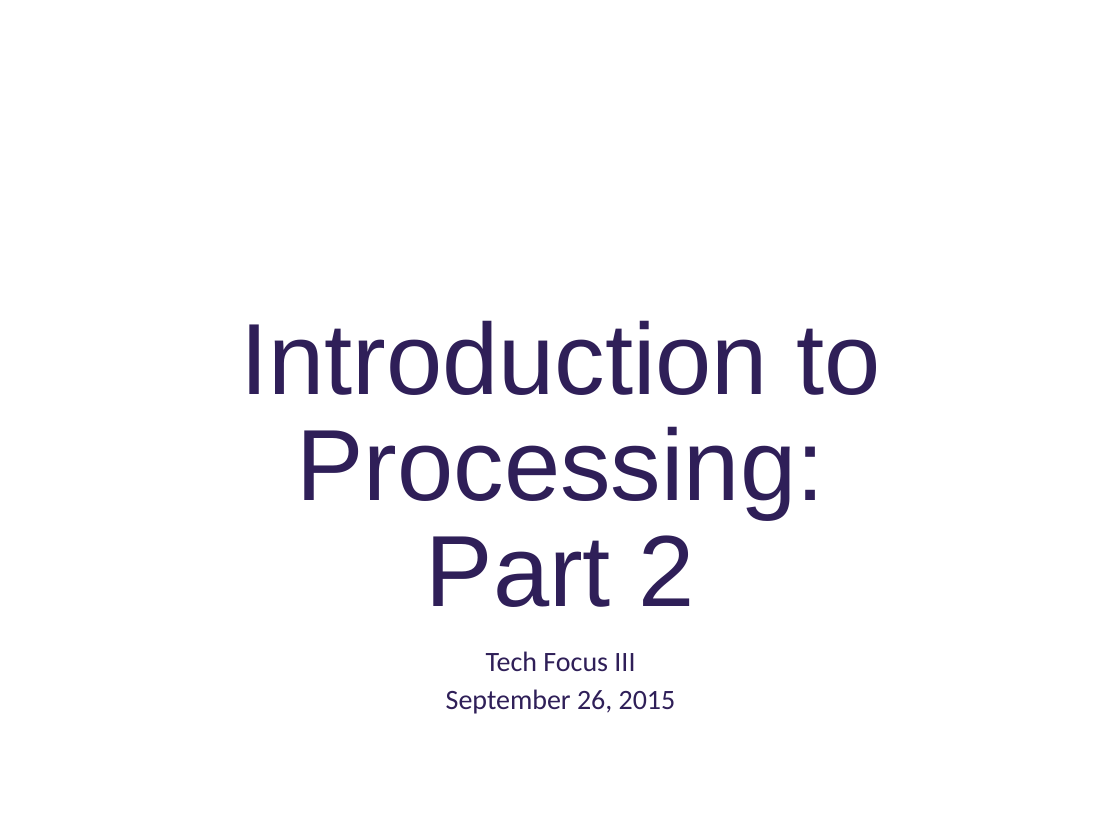
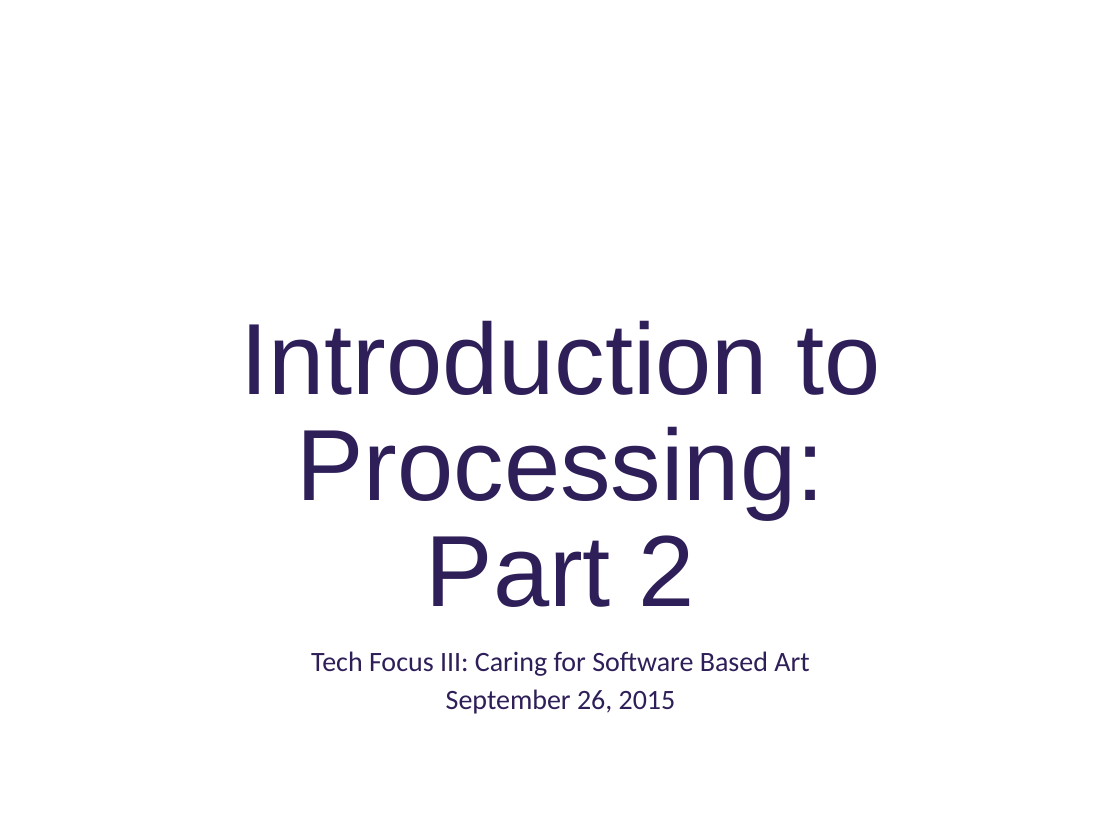
Before and after one commit to deenaengel/TF3_ProcessingSlides, a slide deck: slide 20 of Processing_Presentation_TF3_DE_notes.pptx (slide 19 before the commit). Drawn at 1120x840 pixels with LibreOffice and Linux fonts; fonts in the diff are those of the drawing; background and template pictures are left out. Boxes give left, top, right and bottom in pixels: in the first picture for what was removed or moved away, otherwise in the second. Text is boxed around its words. In the diff, an @@ line names an element or a change of style, - is before the commit and + after.

Commit message:
Changes based on Tech Rehearsal
“Cheat Sheet” slide added; and small changes as a result of the Tech
Rehearsal.

```diff
--- a/Processing_Presentation_TF3_DE_notes.pptx
+++ b/Processing_Presentation_TF3_DE_notes.pptx
@@ subtitle at <box>311,651,809,676</box>: text changed @@
-Tech Focus III
+Tech Focus III: Caring for Software Based Art
```
Also in this commit, not shown: 3 other slides changed, 3 slides added, 2 slides removed.
